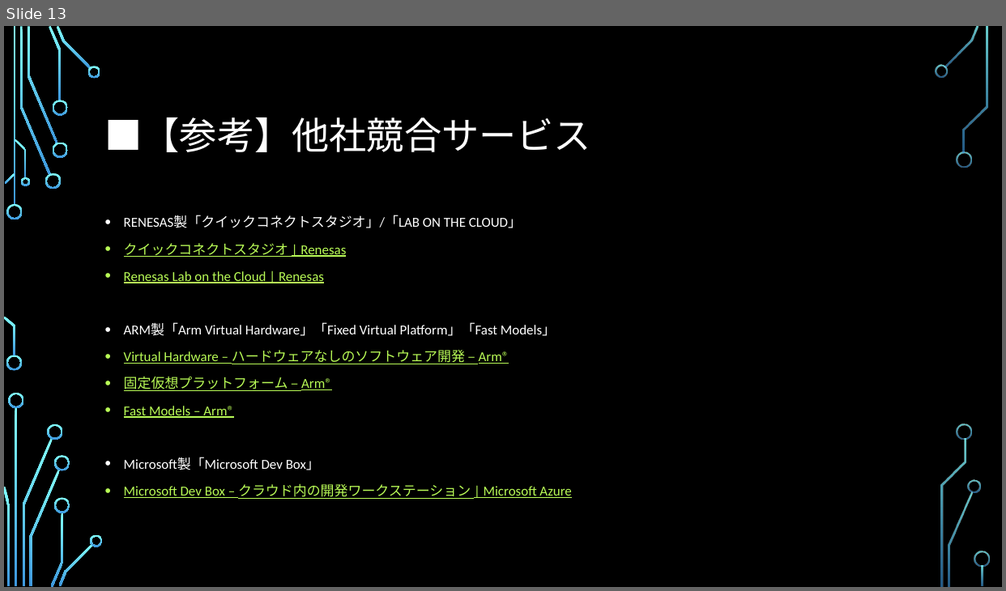
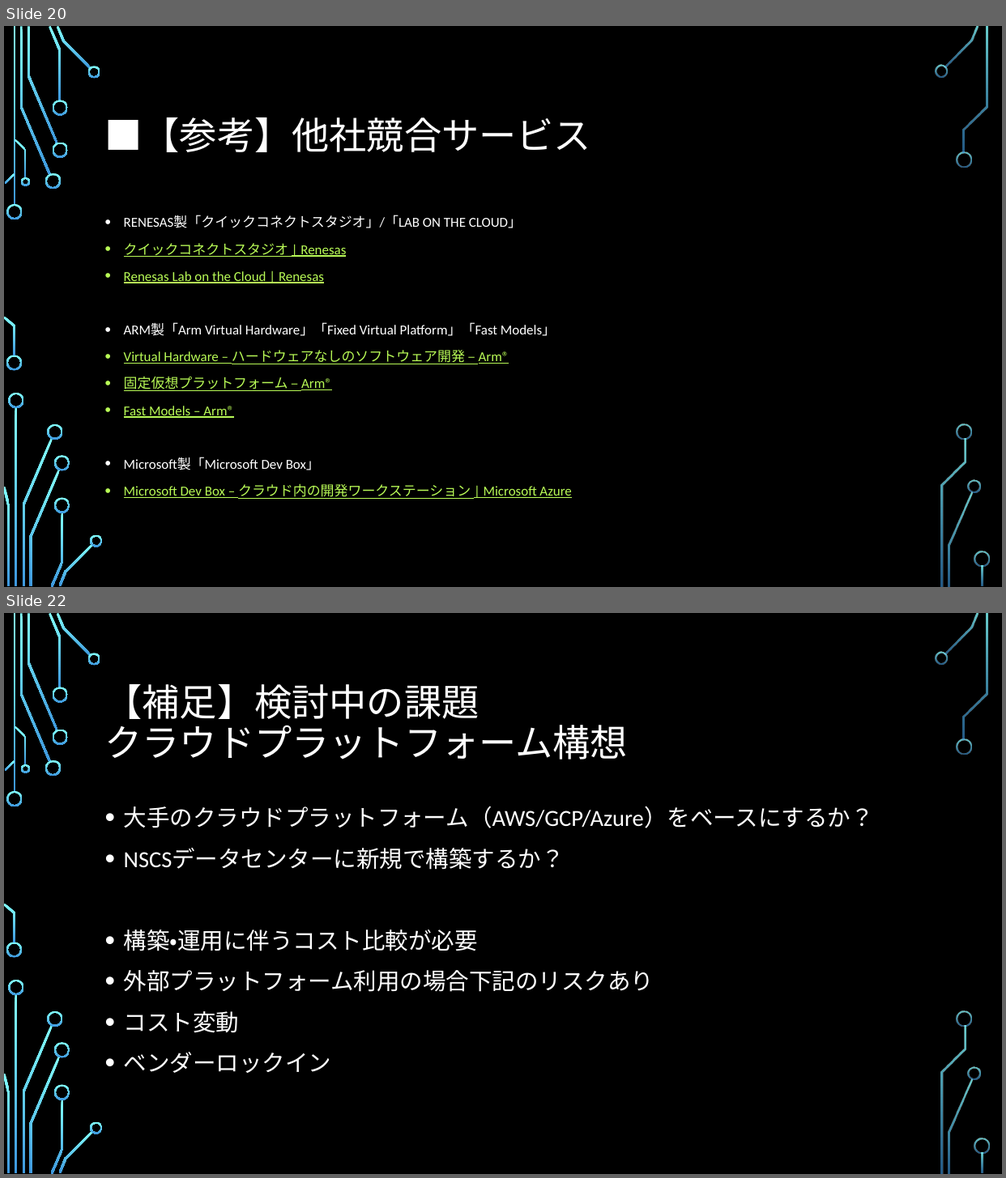
Before and after one commit to SITH-YN/PythonTool, a slide deck: Temp/39期ビジネスアイディア.pptx. Shown one above the other, each under a label of ours: slide 13 before the commit, slides 20 and 22 after it; the slides between them are not shown. The pictures are 1006x591 and 1006x1178 pixels, drawn with LibreOffice and Linux fonts; fonts in the diff are those of the drawing; background and template pictures are left out. Boxes give left, top, right and bottom in pixels: in the first picture for what was removed or moved away, otherwise in the second. Text is boxed around its words. In the diff, an @@ line names an element or a change of style, - is before the commit and + after.

```diff
--- a/Temp/39期ビジネスアイディア.pptx
+++ b/Temp/39期ビジネスアイディア.pptx
@@ slide 22 added at (x1=4, y1=613, x2=1002, y2=1174), background picture (left out); not listed: 36 template elements that a slide beside it also shows @@
@@ title added at (x1=105, y1=684, x2=628, y2=760), 36 pt, text #FFFFFF @@
+【補足】検討中の課題
+クラウドプラットフォーム構想
@@ text added at (x1=124, y1=806, x2=874, y2=1073), 22.2 pt, text #FFFFFF @@
+• 大手のクラウドプラットフォーム（AWS/GCP/Azure）をベースにするか？
+• NSCSデータセンターに新規で構築するか？
+• 構築・運用に伴うコスト比較が必要
+• 外部プラットフォーム利用の場合下記のリスクあり
+• コスト変動
+• ベンダーロックイン
@@ what was slide 13 is now slide 20 @@
```
Also in this commit, not shown: 5 slides changed, 12 other slides added.
